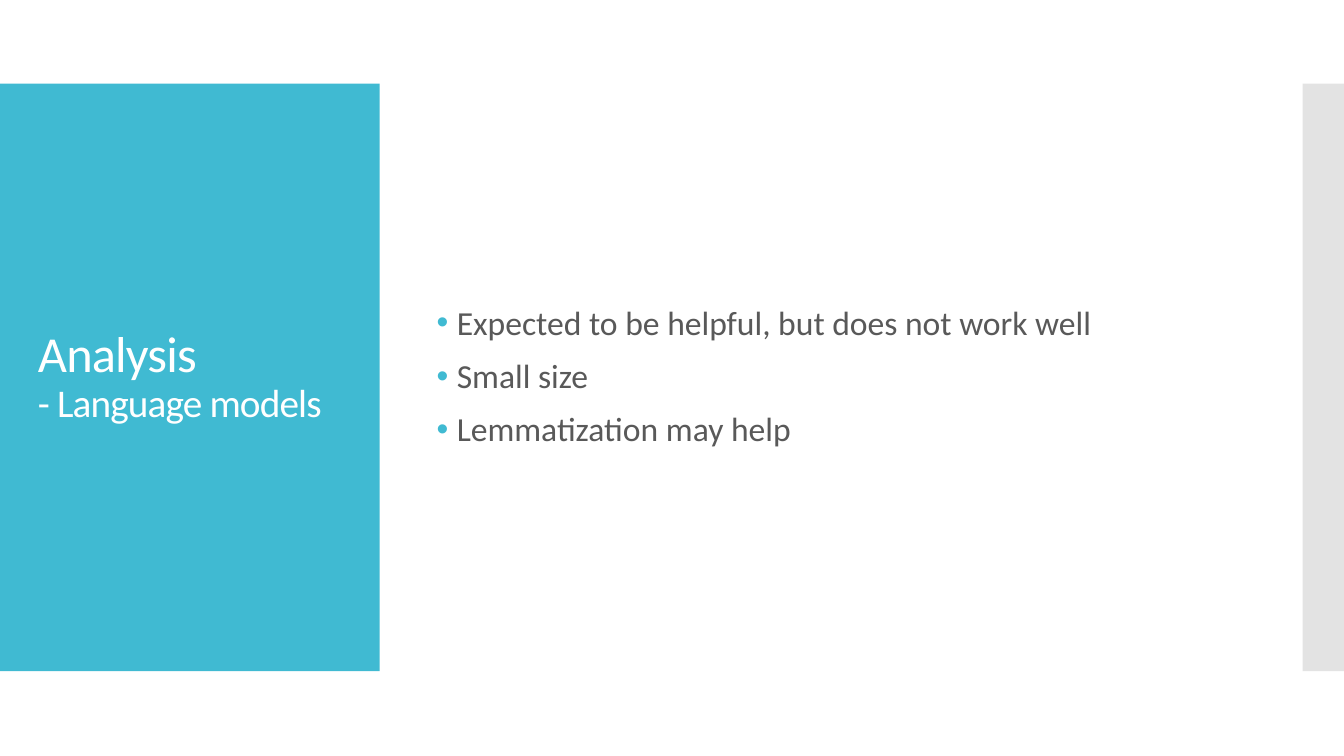
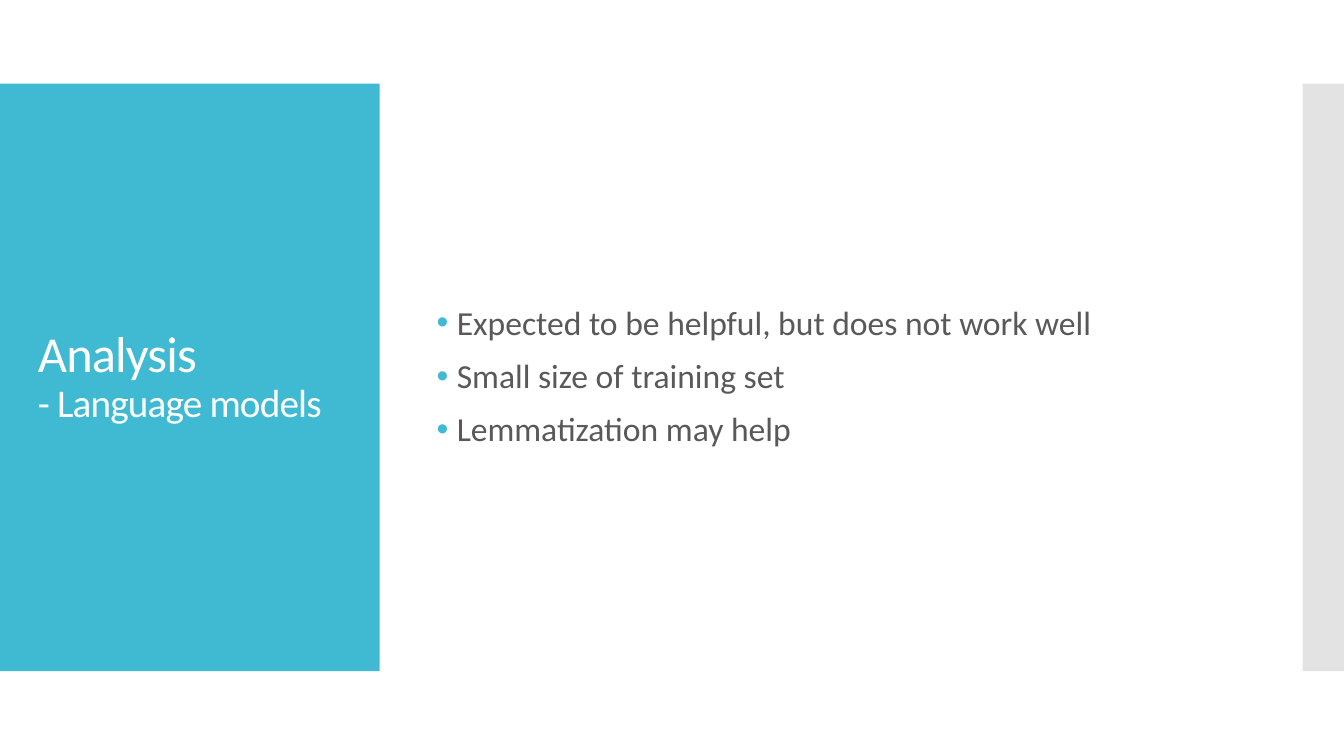
Before and after one commit to alexhby/NLP, a slide deck: slide 10 of presentation.pptx. Drawn at 1344x756 pixels with LibreOffice and Linux fonts; fonts in the diff are those of the drawing. Boxes give left, top, right and bottom in pixels: in the first picture for what was removed or moved away, otherwise in the second. Text is boxed around its words. In the diff, an @@ line names an element or a change of style, - is before the commit and + after.

```diff
--- a/presentation.pptx
+++ b/presentation.pptx
@@ text at <box>457,364,785,394</box>: text changed @@
-• Small size
+• Small size of training set
```
Also in this commit, not shown: 4 other slides changed.
